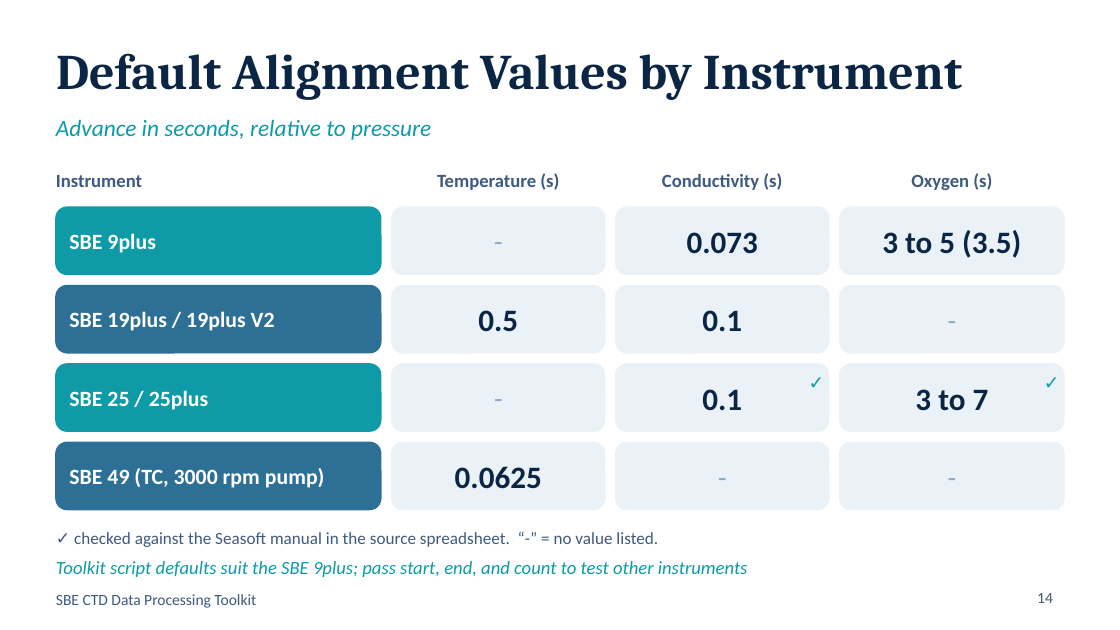
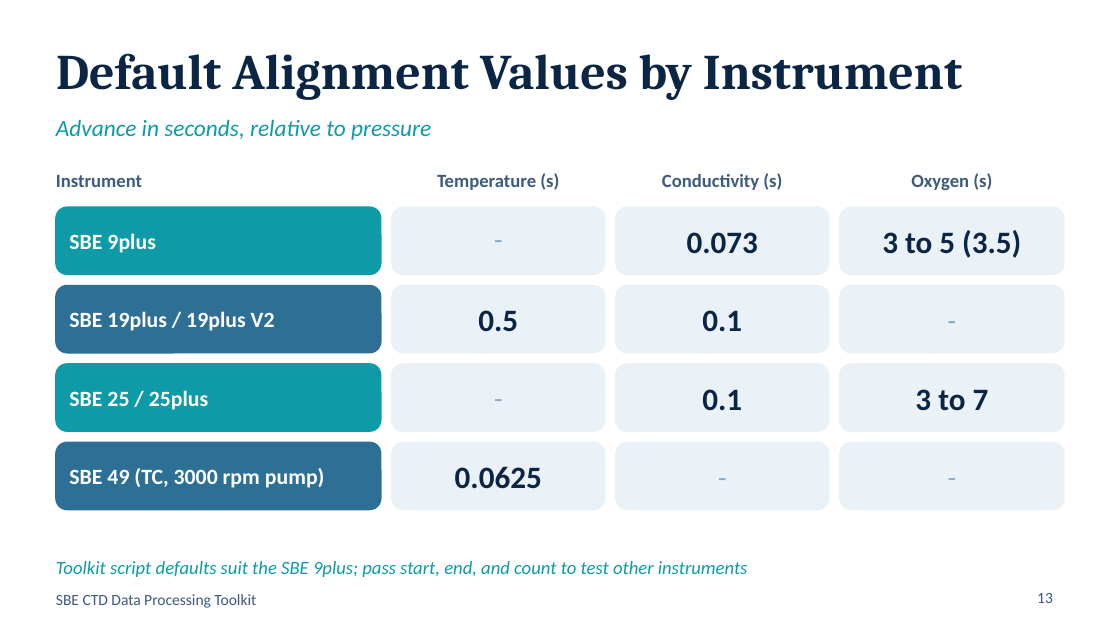
Before and after one commit to GCOOS/SBE-Data-Processing-Toolkit, a slide deck: slide 13 of DOC/SBE_CTD_Toolkit.pptx (slide 14 before the commit). Drawn at 1120x630 pixels with LibreOffice and Linux fonts; fonts in the diff are those of the drawing. Boxes give left, top, right and bottom in pixels: in the first picture for what was removed or moved away, otherwise in the second. Text is boxed around its words. In the diff, an @@ line names an element or a change of style, - is before the commit and + after.

```diff
--- a/DOC/SBE_CTD_Toolkit.pptx
+++ b/DOC/SBE_CTD_Toolkit.pptx
@@ text removed at (793,367,824,396) @@
-✓
@@ text removed at (1028,367,1060,396) @@
-✓
@@ text removed at (74,532,658,547) @@
-✓ checked against the Seasoft manual in the source spreadsheet. “-” = no value listed.
@@ page number at (1037,593,1053,603): text changed @@
-14
+13
```
Also in this commit, not shown: 3 other slides changed, 1 slide removed, 9 other files.
